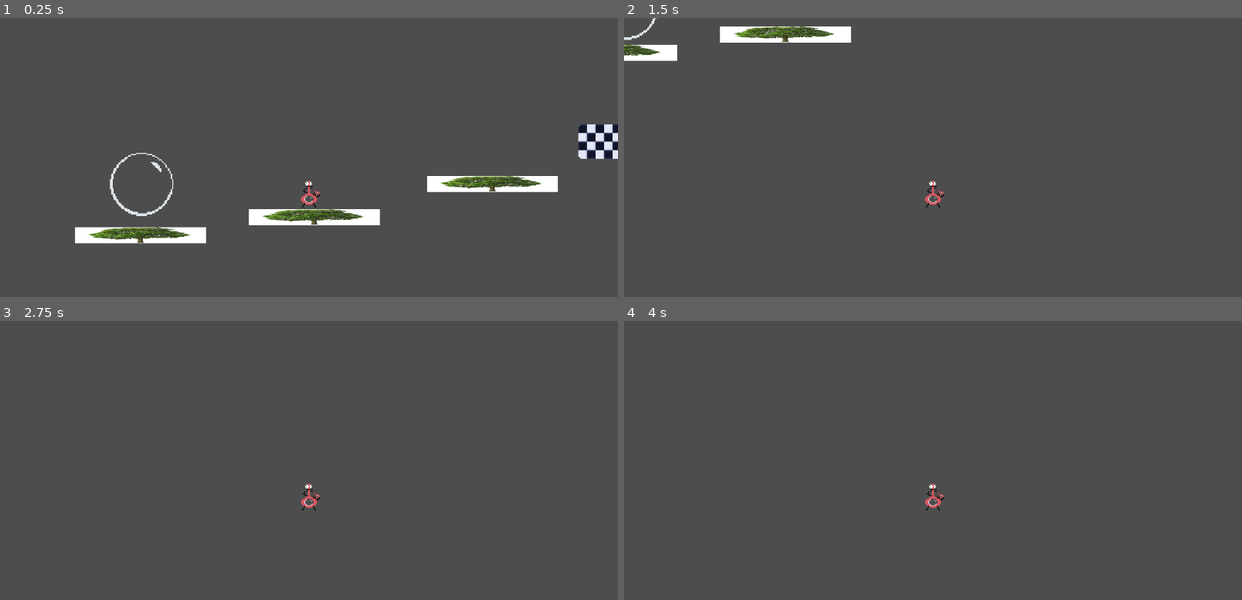
Above: before the commit, frames 1-4 (two rows, left to right).
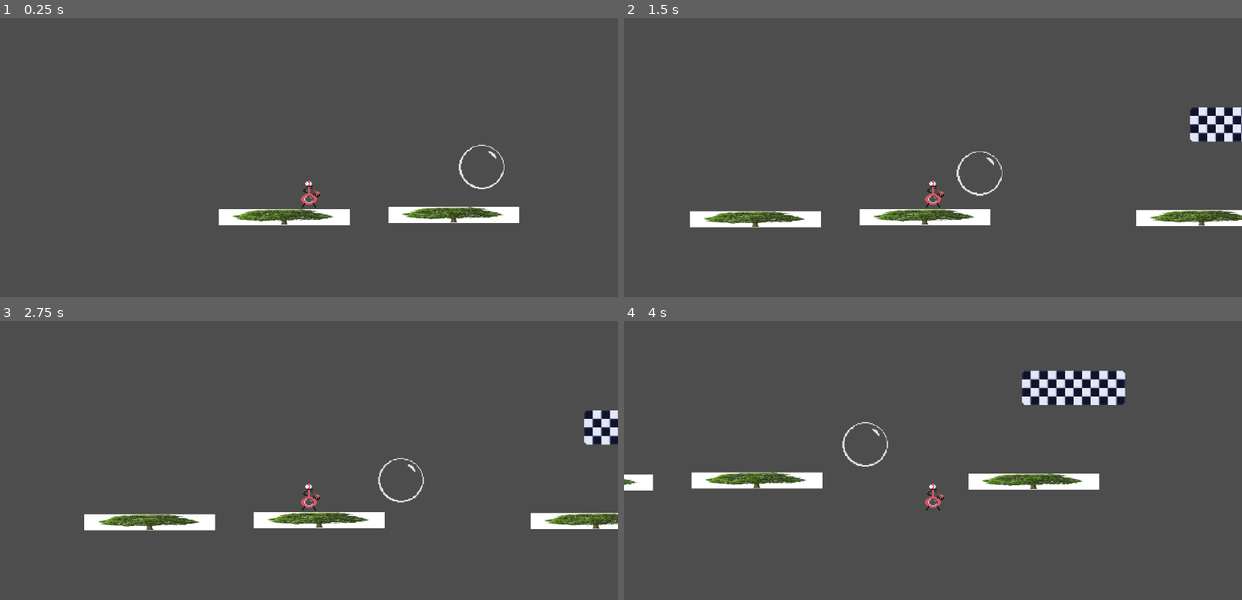
Above: after the commit, the same moments.

Repository: home-gamejam/global-gamejam-202501
Game: Godot game, scene res://main.tscn
Same seed, same stepped clock (60 frames per second), same inputs: the game is played once before the commit and once after it.
Inputs:
- Up to frame 1 (0.25 s): no input
- Up to frame 2 (1.5 s): tap Enter (ui_accept) at 0.5, 0.77 s; hold Right (ui_right) from 0.53 s (still down)
- Up to frame 3 (2.75 s): tap Enter (ui_accept) at 1.52 s; release Right (ui_right) at 2.03 s; hold Left (ui_left) from 2.03 s (still down)
- Up to frame 4 (4 s): release Left (ui_left) at 2.78 s; hold Right (ui_right) from 2.78 s (still down); tap Enter (ui_accept) at 3.02, 3.77 s

The runs differ from the first frame. In frame 1, 6.0% of the frame differs, in the area x 12-100%, y 38-81%; in frame 2, 6.4%, in the area x 0-100%, y 0-76%; in frame 3, 4.1%; in frame 4, 4.9%.

Commit message:
lala boo boo boo boo boo boo

Diff:
--- a/bubble/area_2d.tscn
+++ /dev/null
@@ -1,34 +0,0 @@
-[gd_scene load_steps=5 format=3 uid="uid://c4yolkw8rasio"]
-
-[ext_resource type="Script" path="res://area_2d.gd" id="1_emhyq"]
-[ext_resource type="Texture2D" uid="uid://cfsvk2ckukn5n" path="res://sprites/bubble.png" id="1_m44h2"]
-
-[sub_resource type="CircleShape2D" id="CircleShape2D_c4b6f"]
-radius = 30.0666
-
-[sub_resource type="RectangleShape2D" id="RectangleShape2D_mydov"]
-size = Vector2(42, 11)
-
-[node name="bubble" type="CharacterBody2D"]
-collision_layer = 2
-collision_mask = 2
-script = ExtResource("1_emhyq")
-
-[node name="Sprite2D" type="Sprite2D" parent="."]
-position = Vector2(-154.5, 15.5)
-scale = Vector2(1.22917, 1.22917)
-texture = ExtResource("1_m44h2")
-
-[node name="Area2D" type="Area2D" parent="."]
-
-[node name="bubble eyes" type="CollisionShape2D" parent="Area2D"]
-position = Vector2(-154, 16)
-shape = SubResource("CircleShape2D_c4b6f")
-
-[node name="StaticBody2D" type="AnimatableBody2D" parent="."]
-
-[node name="CollisionShape2D" type="CollisionShape2D" parent="StaticBody2D"]
-position = Vector2(-153, 42)
-shape = SubResource("RectangleShape2D_mydov")
-
-[connection signal="body_entered" from="Area2D" to="." method="_on_area_2d_body_entered"]
--- a/bubble/area_2d.gd
+++ b/bubble/bubble.gd
@@ -14,6 +14,8 @@
 	print("lalala")
 
 func _physics_process(delta: float) -> void:
-	velocity.x = 10
-	velocity.y = 5
+	velocity.x = 20
+	velocity.y = 3
+
 	move_and_slide()
+	$platform.position=Vector2.ZERO
--- /dev/null
+++ b/bubble/bubble.tscn
@@ -0,0 +1,29 @@
+[gd_scene load_steps=5 format=3 uid="uid://c4yolkw8rasio"]
+
+[ext_resource type="Script" path="res://bubble.gd" id="1_emhyq"]
+[ext_resource type="Texture2D" uid="uid://cfsvk2ckukn5n" path="res://sprites/bubble.png" id="1_m44h2"]
+
+[sub_resource type="RectangleShape2D" id="RectangleShape2D_mydov"]
+size = Vector2(31, 11)
+
+[sub_resource type="CircleShape2D" id="CircleShape2D_4edb1"]
+radius = 21.0238
+
+[node name="bubble" type="CharacterBody2D"]
+collision_layer = 2
+collision_mask = 2
+script = ExtResource("1_emhyq")
+
+[node name="Sprite2D" type="Sprite2D" parent="."]
+position = Vector2(-1, -26)
+scale = Vector2(0.885418, 0.864585)
+texture = ExtResource("1_m44h2")
+
+[node name="platform" type="AnimatableBody2D" parent="."]
+
+[node name="CollisionShape2D" type="CollisionShape2D" parent="platform"]
+shape = SubResource("RectangleShape2D_mydov")
+
+[node name="CollisionShape2D" type="CollisionShape2D" parent="."]
+position = Vector2(-1, -26)
+shape = SubResource("CircleShape2D_4edb1")
--- a/bubble/main.tscn
+++ b/bubble/main.tscn
@@ -1,8 +1,8 @@
 [gd_scene load_steps=7 format=3 uid="uid://bla5rl26tytpu"]
 
 [ext_resource type="PackedScene" uid="uid://b82tr7qqok556" path="res://bubble boy.tscn" id="1_vqxvr"]
-[ext_resource type="PackedScene" uid="uid://dpqtmlocinnwm" path="res://wood.tscn" id="2_ypeq0"]
-[ext_resource type="PackedScene" uid="uid://c4yolkw8rasio" path="res://area_2d.tscn" id="3_opy8k"]
+[ext_resource type="PackedScene" uid="uid://dpqtmlocinnwm" path="res://platform.tscn" id="2_ypeq0"]
+[ext_resource type="PackedScene" uid="uid://c4yolkw8rasio" path="res://bubble.tscn" id="3_opy8k"]
 [ext_resource type="Texture2D" uid="uid://7ohdy1fkf6r8" path="res://sprites/tilesBathroom.png" id="4_amwue"]
 
 [sub_resource type="TileSetAtlasSource" id="TileSetAtlasSource_he4ii"]
@@ -118,18 +118,19 @@
 position = Vector2(85, 43)
 
 [node name="CharacterBody2D" parent="." instance=ExtResource("1_vqxvr")]
-position = Vector2(5, 10)
+position = Vector2(-126, 25)
 
 [node name="Camera2D" type="Camera2D" parent="CharacterBody2D"]
 zoom = Vector2(2, 2)
 
 [node name="StaticBody2D" parent="." instance=ExtResource("2_ypeq0")]
+position = Vector2(-1, 16)
 
 [node name="StaticBody2D2" parent="." instance=ExtResource("2_ypeq0")]
-position = Vector2(166, -31)
+position = Vector2(257, 17)
 
 [node name="StaticBody2D3" parent="." instance=ExtResource("2_ypeq0")]
-position = Vector2(-162, 17)
+position = Vector2(-159, 18)
 
 [node name="TileMap" type="TileMap" parent="."]
 tile_set = SubResource("TileSet_7aw4c")
@@ -138,4 +139,4 @@
 layer_0/tile_data = PackedInt32Array(-131051, 131072, 2, -196587, 131072, 0, -131052, 65536, 2, -196588, 65536, 0, -131053, 65536, 2, -196589, 65536, 0, -131054, 65536, 2, -196590, 65536, 0, -131055, 65536, 2, -196591, 65536, 0, -131056, 0, 2, -196592, 0, 0)
 
 [node name="bubble" parent="." instance=ExtResource("3_opy8k")]
-position = Vector2(1, -9)
+position = Vector2(31, 35)
Renamed: bubble/wood.tscn -> bubble/platform.tscn
Not shown, changed: bubble/.DS_Store
Not shown, added: bubble/bathroom.avif
